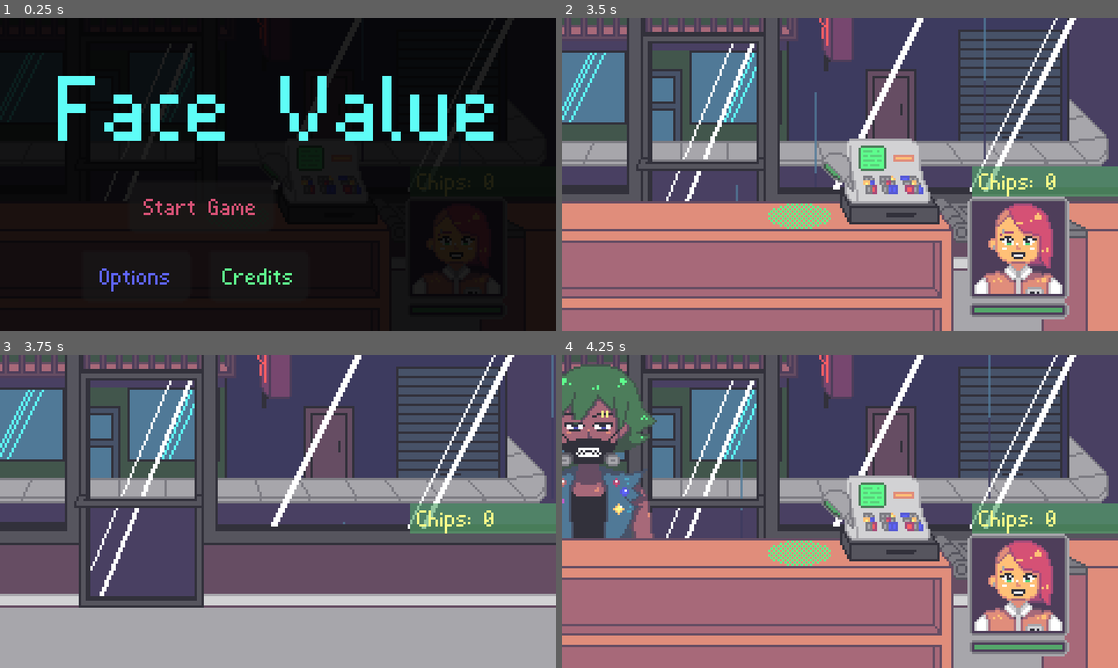
Above: before the commit, frames 1-4 (two rows, left to right).
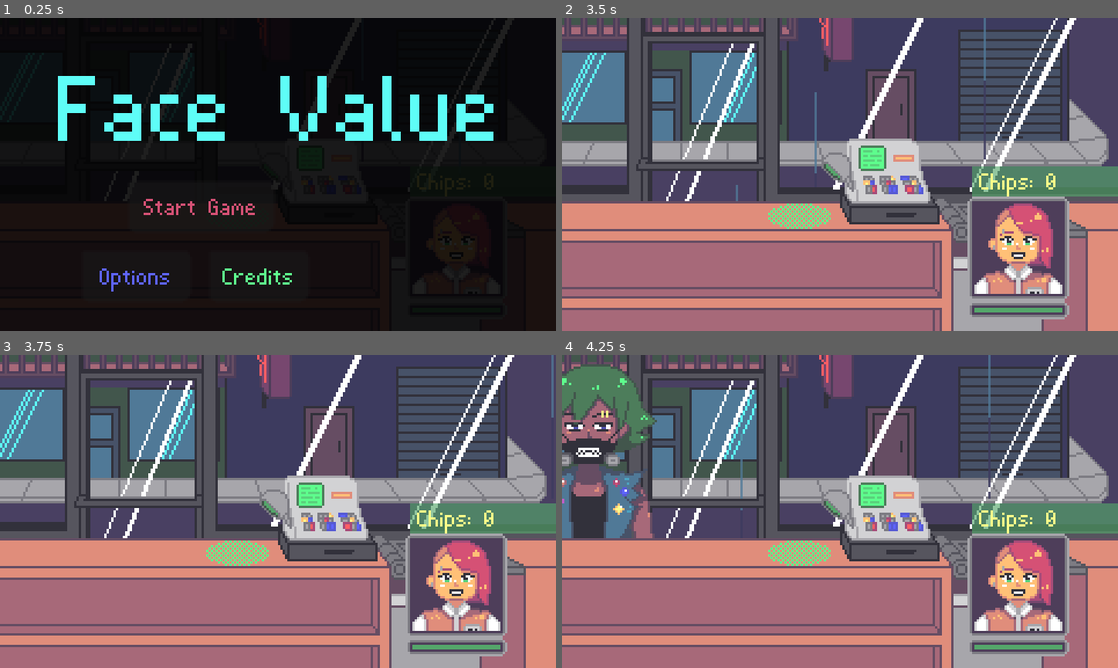
Above: after the commit, the same moments.

Repository: goofanader/ggj-2026
Game: Godot game, scene res://Scenes/Main Scene.tscn
Two runs of this game, one before a commit and one after it. Both use one fixed random seed, a clock stepped at 60 frames per second and the inputs below.
Inputs (mouse positions are in pixels of both pictures, inside the frame that each line leads up to):
- Up to frame 1 (0.25 s): no input
- Up to frame 2 (3.5 s): click "Start Game" at 0.5 s; move the mouse to (878, 180) at 1.27 s; click (878, 180) at 1.42 s; move the mouse to (728, 190) at 2.02 s; click (728, 190) at 2.17 s; tap Enter at 2.75 s; move the mouse to (895, 105) at 2.77 s; click (895, 105) at 2.92 s
- Up to frame 3 (3.75 s): move the mouse to (250, 574) at 3.52 s; click (250, 574) at 3.67 s
- Up to frame 4 (4.25 s): no input

Frames 1-2 are identical in both runs. In frame 3, 39% of the frame differs, in the area x 0-100%, y 38-100%; in frame 4, nothing differs.

Commit message:
Fixed priviously mentioned bug
(had an extra backbuffer copy giving too much data)

Diff:
--- a/Assets/Shaders/ShaderTest.tscn
+++ /dev/null
@@ -1,40 +0,0 @@
-[gd_scene format=3 uid="uid://c8j6frrasi5cq"]
-
-[ext_resource type="Shader" uid="uid://cbo3633gyrh3" path="res://Assets/Shaders/DualColorDir.gdshader" id="1_x0t3h"]
-[ext_resource type="Texture2D" uid="uid://4q335xxs2p" path="res://icon.svg" id="2_gw6mo"]
-
-[sub_resource type="ShaderMaterial" id="ShaderMaterial_x0t3h"]
-shader = ExtResource("1_x0t3h")
-shader_parameter/input_color_1 = Color(0.36862746, 0.99215686, 0.5529412, 1)
-shader_parameter/color_mode_1 = 1
-shader_parameter/alpha_mode_1 = 3
-shader_parameter/start_pos_1 = Vector2(0, 0)
-shader_parameter/normal_dir_1 = Vector2(0, 1)
-shader_parameter/mirrored_dir_1 = false
-shader_parameter/flipped_dir_1 = true
-shader_parameter/input_value_1 = 0.0
-shader_parameter/input_color_2 = Color(1, 1, 1, 0)
-shader_parameter/color_mode_2 = 0
-shader_parameter/alpha_mode_2 = 0
-shader_parameter/start_pos_2 = Vector2(0, 0)
-shader_parameter/normal_dir_2 = Vector2(0, 1)
-shader_parameter/mirrored_dir_2 = false
-shader_parameter/flipped_dir_2 = true
-shader_parameter/input_value_2 = 0.0
-shader_parameter/greyscale_weights = Vector3(0.2126, 0.7152, 0.0722)
-
-[node name="ShaderTest" type="Node2D" unique_id=2104586616]
-top_level = true
-
-[node name="CanvasGroup" type="CanvasGroup" parent="." unique_id=455016446]
-material = SubResource("ShaderMaterial_x0t3h")
-fit_margin = 0.0
-clear_margin = 0.0
-
-[node name="Sprite2D" type="Sprite2D" parent="CanvasGroup" unique_id=1779342064]
-position = Vector2(-93, -7)
-texture = ExtResource("2_gw6mo")
-
-[node name="Sprite2D2" type="Sprite2D" parent="CanvasGroup" unique_id=1991464952]
-position = Vector2(105, 71)
-texture = ExtResource("2_gw6mo")
--- a/Scenes/Customer.tscn
+++ b/Scenes/Customer.tscn
@@ -1135,8 +1135,3 @@
 autoplay = &"RESET"
 
 [node name="AudioStreamPlayer2D" type="AudioStreamPlayer2D" parent="Customer_Frame" unique_id=1207895765]
-
-[node name="BackBufferCopy" type="BackBufferCopy" parent="Customer_Frame" unique_id=294931534]
-use_parent_material = true
-position = Vector2(0, -40)
-scale = Vector2(0.32, 0.39)
